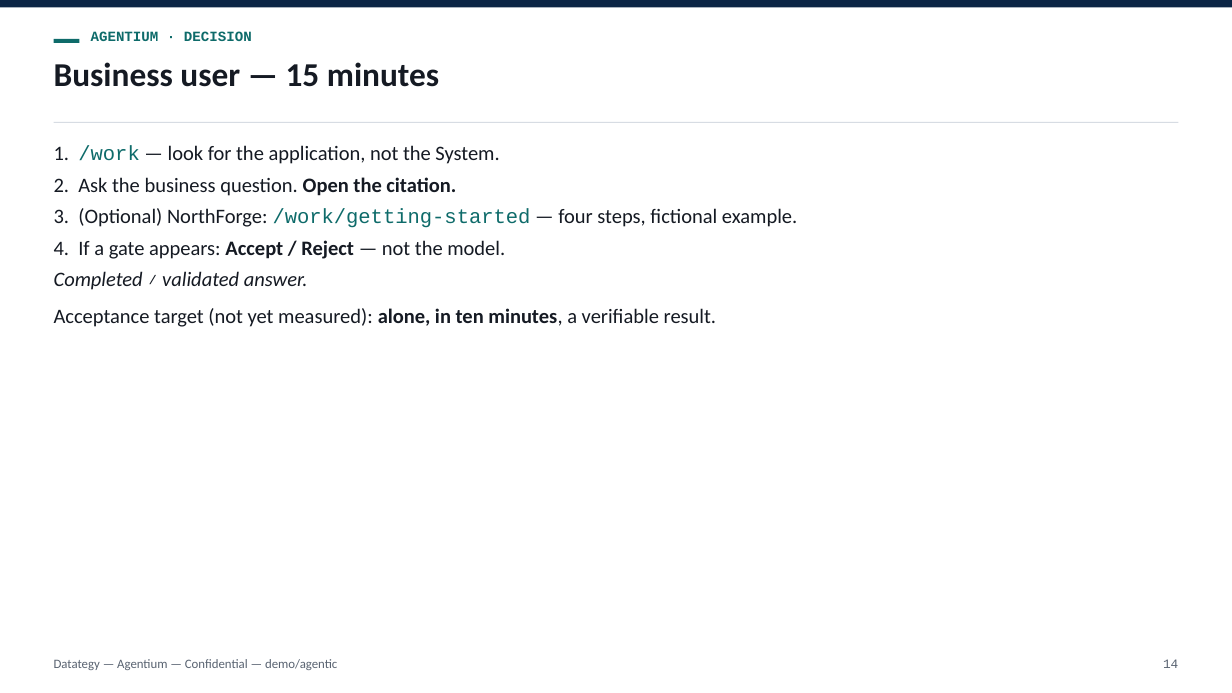
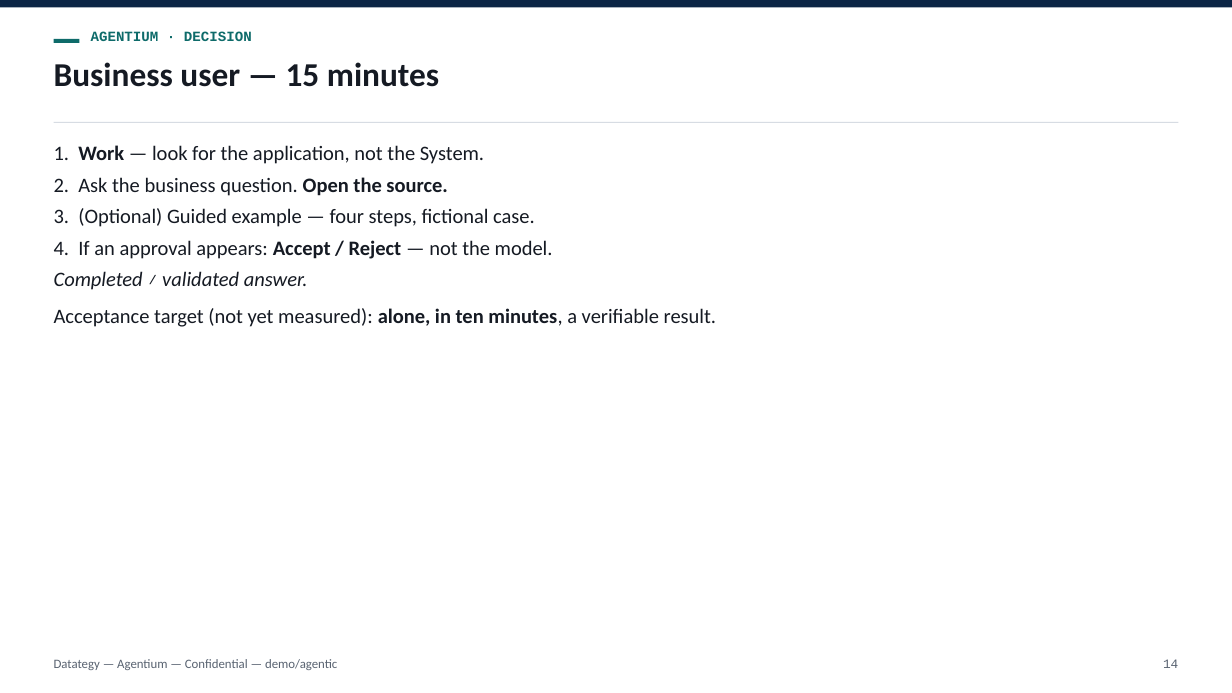
Before and after one commit to tishacian/hyusai, a slide deck: slide 14 of docs/deck-agentium-decision-adoption.en.pptx. Drawn at 1232x693 pixels with LibreOffice and Linux fonts; fonts in the diff are those of the drawing. Boxes give left, top, right and bottom in pixels: in the first picture for what was removed or moved away, otherwise in the second. Text is boxed around its words. In the diff, an @@ line names an element or a change of style, - is before the commit and + after.

```diff
--- a/docs/deck-agentium-decision-adoption.en.pptx
+++ b/docs/deck-agentium-decision-adoption.en.pptx
@@ text at box(54, 145, 484, 164): text changed @@
-1. /work — look for the application, not the System.
+1. Work — look for the application, not the System.
@@ text at box(54, 177, 447, 196): text changed @@
-2. Ask the business question. Open the citation.
+2. Ask the business question. Open the source.
@@ text at box(54, 208, 535, 227): text changed @@
-3. (Optional) NorthForge: /work/getting-started — four steps, fictional example.
+3. (Optional) Guided example — four steps, fictional case.
@@ text at box(54, 240, 553, 259): text changed @@
-4. If a gate appears: Accept / Reject — not the model.
+4. If an approval appears: Accept / Reject — not the model.
```
Also in this commit, not shown: 12 other slides changed, 16 other files.
